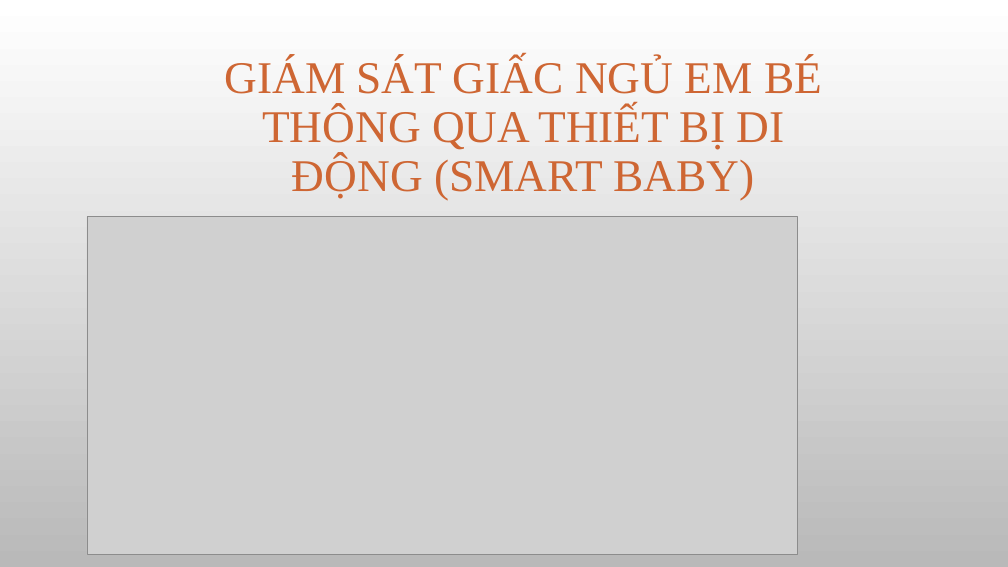
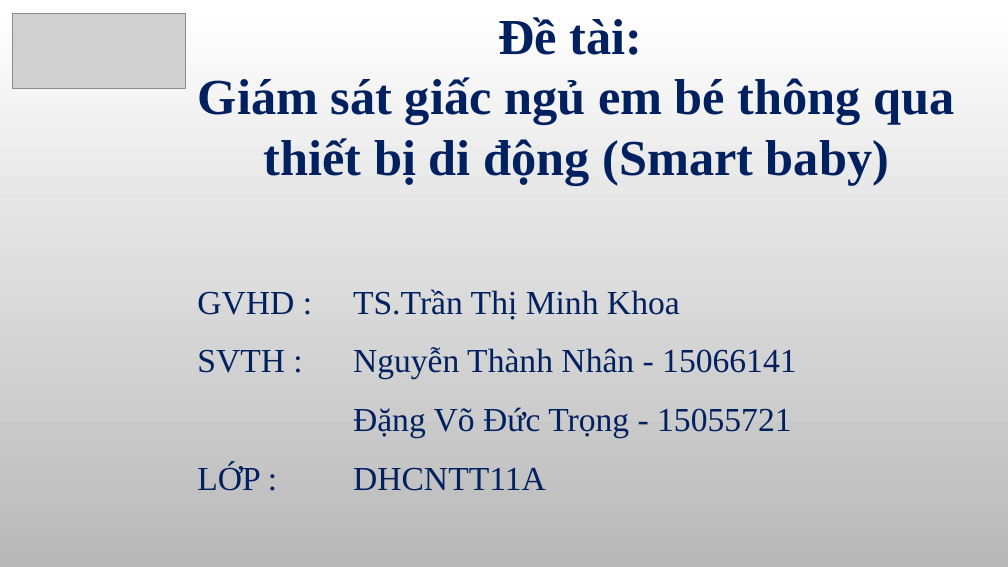
Before and after one commit to AJackTi/Project-Monitor-Baby, a slide deck: slide 1 of Giám sát giấc ngủ em bé thông qua.pptx. Drawn at 1008x567 pixels with LibreOffice and Linux fonts; fonts in the diff are those of the drawing; grey boxes stand for pictures; background and template pictures are left out. Boxes give left, top, right and bottom in pixels: in the first picture for what was removed or moved away, otherwise in the second. Text is boxed around its words. In the diff, an @@ line names an element or a change of style, - is before the commit and + after.

```diff
--- a/Giám sát giấc ngủ em bé thông qua.pptx
+++ b/Giám sát giấc ngủ em bé thông qua.pptx
@@ picture added at (13, 14, 185, 88) @@
@@ text "Đề tài:" at (198, 17, 955, 185): vertical alignment bottom to top @@
@@ text at (198, 17, 955, 185): text changed; size 43.2 to 48 pt; text colour #CE6633 to #002060; bold on @@
-GIÁM SÁT GIẤC NGỦ EM BÉ THÔNG QUA THIẾT BỊ DI ĐỘNG (SMART BABY)
+Đề tài:
+Giám sát giấc ngủ em bé thông qua thiết bị di động (Smart baby)
@@ picture removed at (87, 217, 798, 555) @@
@@ table added at (190, 281, 951, 516), 4 rows, 2 columns @@
+GVHD : | TS.Trần Thị Minh Khoa
+SVTH : | Nguyễn Thành Nhân - 15066141
+ | Đặng Võ Đức Trọng - 15055721
+LỚP : | DHCNTT11A
```
Also in this commit, not shown: 3 other slides changed, 1 slide removed, 31 other files.
